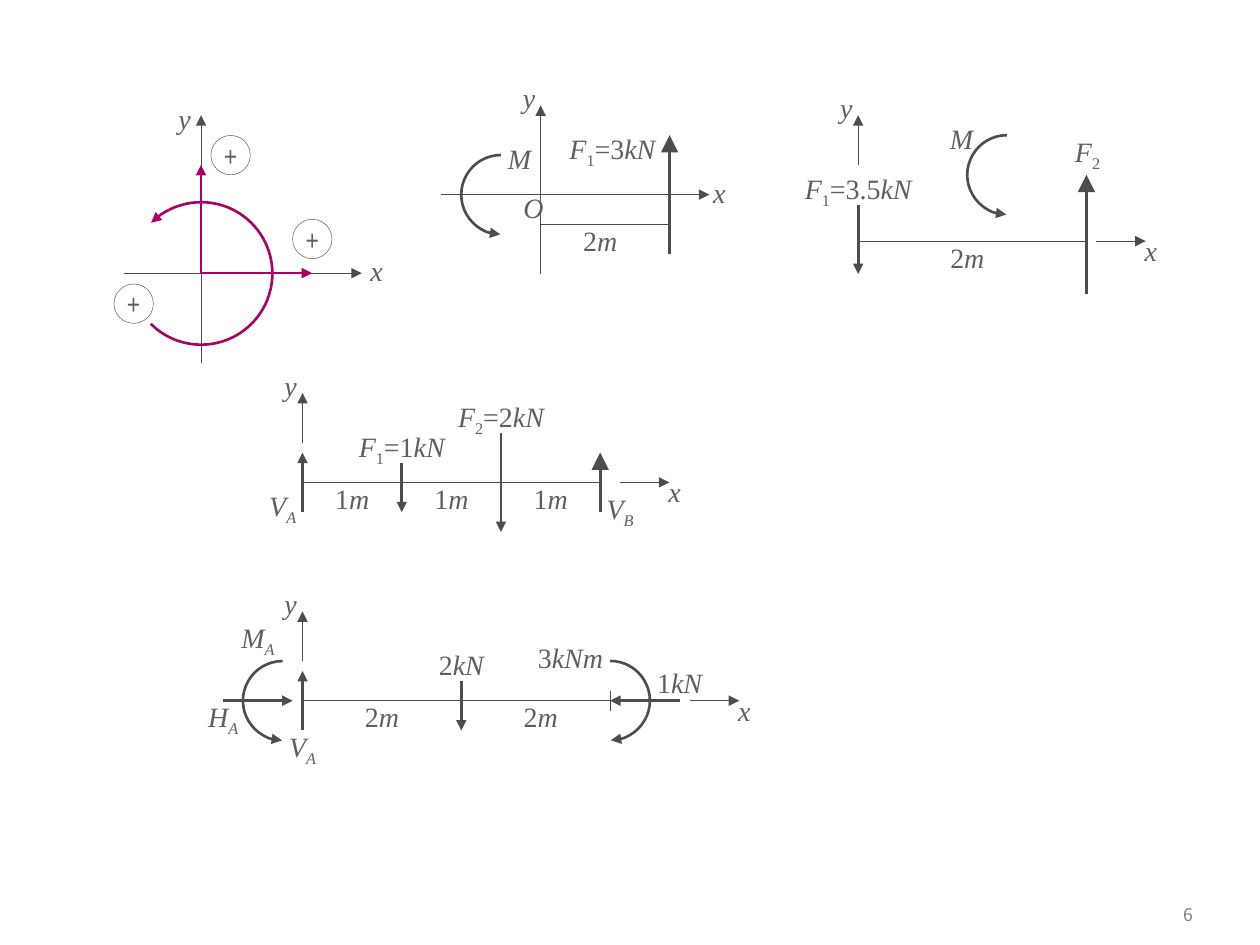
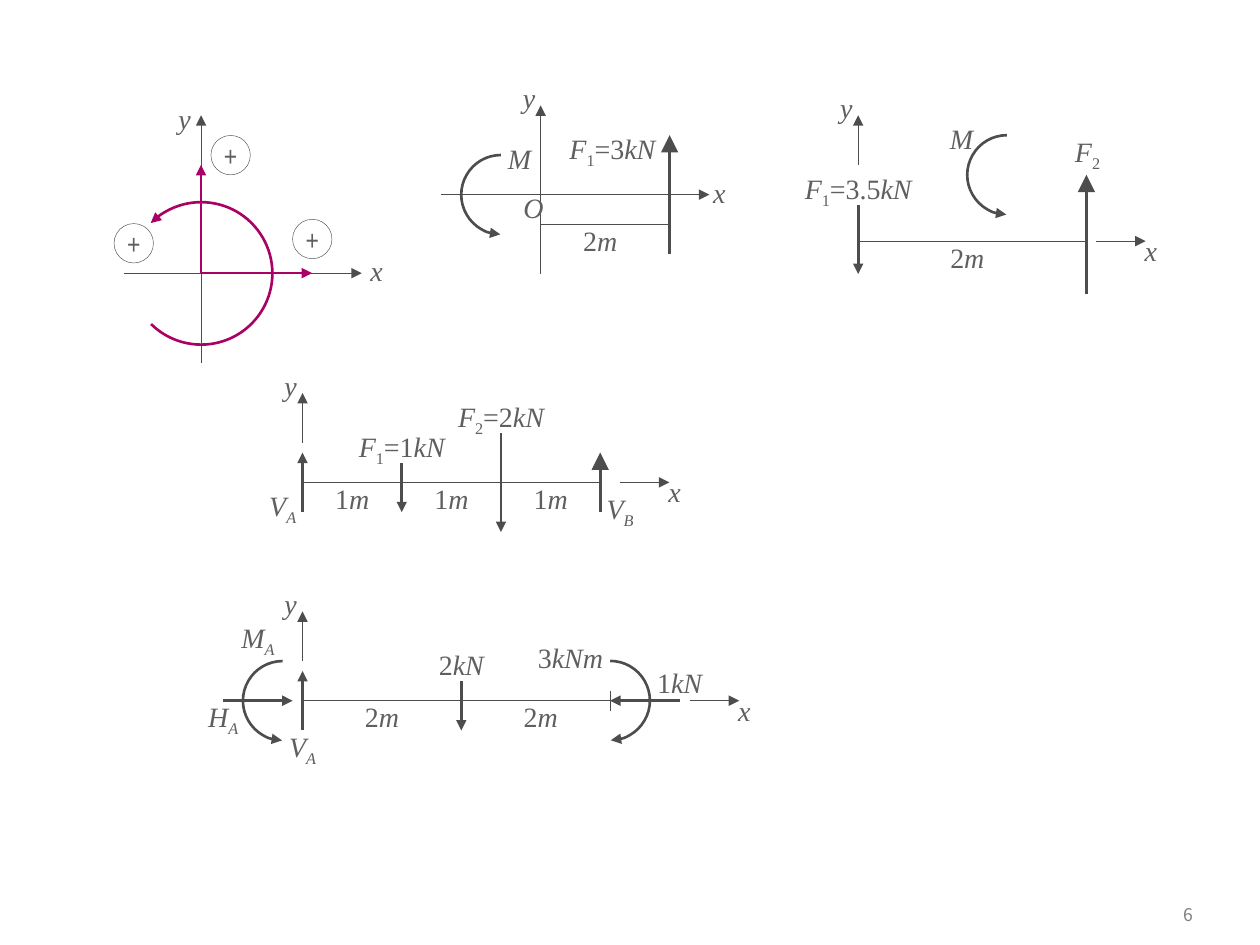
Before and after one commit to ironbell87/structural_mechanics, a slide deck: slide 6 of figures.pptx. Drawn at 1260x945 pixels with LibreOffice and Linux fonts; fonts in the diff are those of the drawing. Boxes give left, top, right and bottom in pixels: in the first picture for what was removed or moved away, otherwise in the second. Text is boxed around its words. In the diff, an @@ line names an element or a change of style, - is before the commit and + after.

```diff
--- a/figures.pptx
+++ b/figures.pptx
@@ arc (boxed as its full ellipse) at <box>130,203,272,345</box>: mirrored @@
@@ ellipse "+" at <box>115,223,154,262</box>: mirrored; rotation 0 to 180 degrees @@
```
Also in this commit, not shown: 23 other files.
